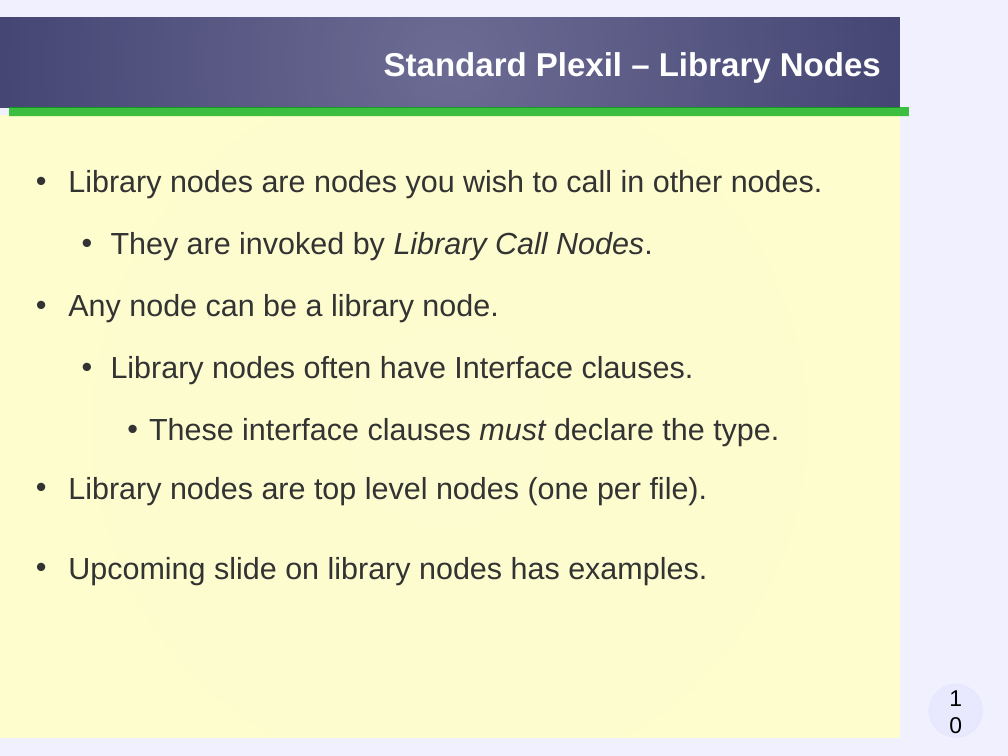
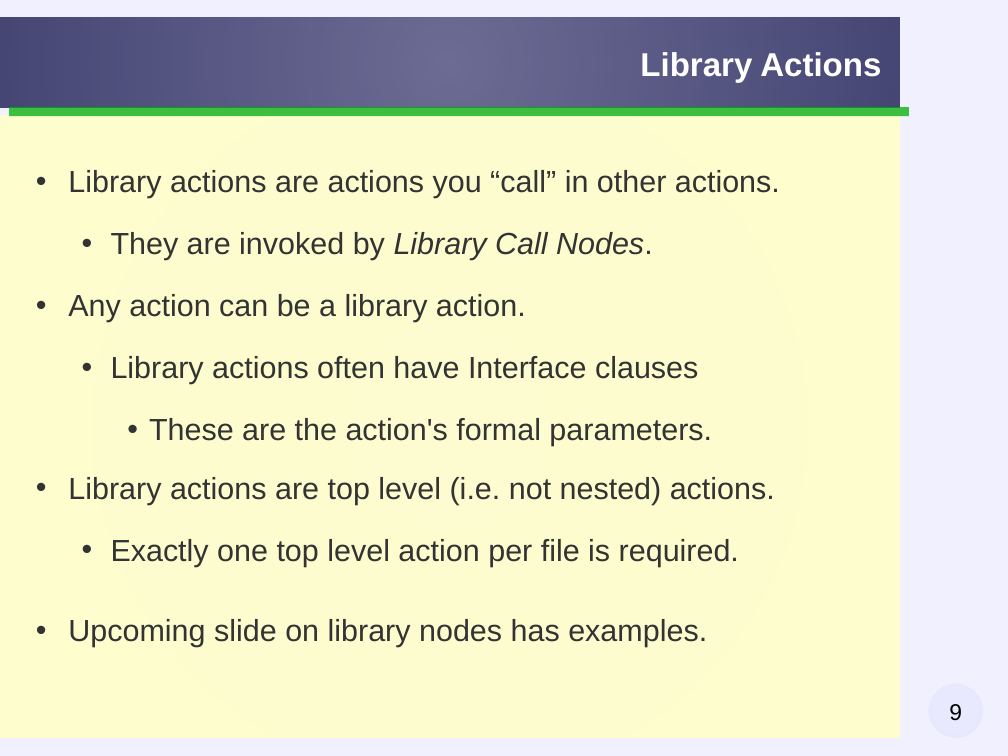
Before and after one commit to taless474/plexil, a slide deck: slide 9 of workshop/slides/plexil-workshop-language.odp (slide 10 before the commit). Drawn at 1008x756 pixels with LibreOffice and Linux fonts; fonts in the diff are those of the drawing; background and template pictures are left out. Boxes give left, top, right and bottom in pixels: in the first picture for what was removed or moved away, otherwise in the second. Text is boxed around its words. In the diff, an @@ line names an element or a change of style, - is before the commit and + after.

Commit message:
revised for Plexil 1.5

```diff
--- a/workshop/slides/plexil-workshop-language.odp
+++ b/workshop/slides/plexil-workshop-language.odp
@@ title at bbox=[640, 52, 881, 82]: text changed @@
-Standard Plexil – Library Nodes
+Library Actions
@@ text at bbox=[68, 170, 780, 198]: text changed @@
-• Library nodes are nodes you wish to call in other nodes.
+• Library actions are actions you “call” in other actions.
@@ text at bbox=[68, 294, 775, 567]: text changed @@
-• Any node can be a library node.
-  • Library nodes often have Interface clauses.
-    • These interface clauses must declare the type.
-• Library nodes are top level nodes (one per file).
+• Any action can be a library action.
+  • Library actions often have Interface clauses
+    • These are the action's formal parameters.
+• Library actions are top level (i.e. not nested) actions.
+  • Exactly one top level action per file is required.
@@ page number at bbox=[949, 704, 962, 721]: text changed @@
-10
+9
```
Also in this commit, not shown: 30 other slides changed, 8 slides added, 2 slides removed, 1 other file.
